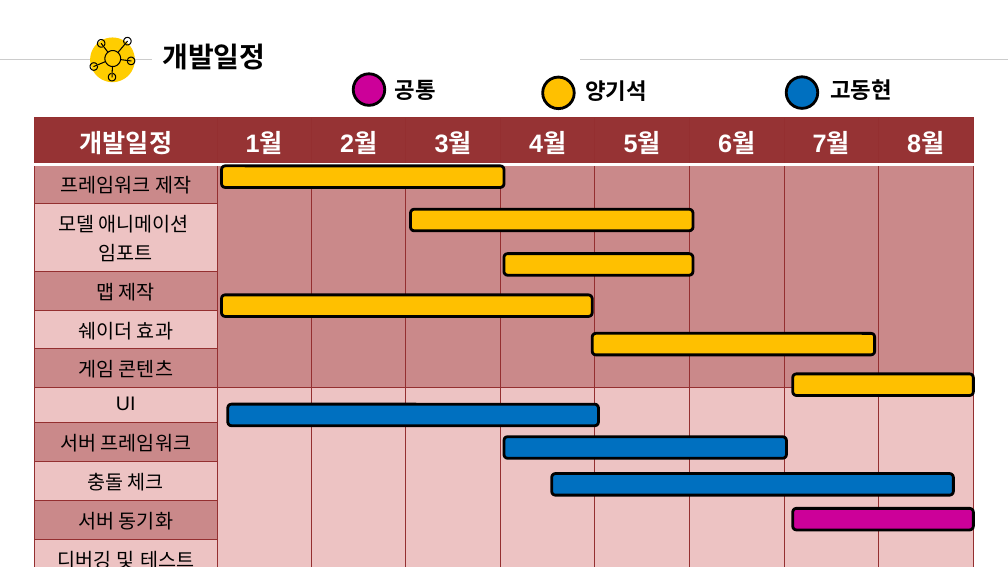
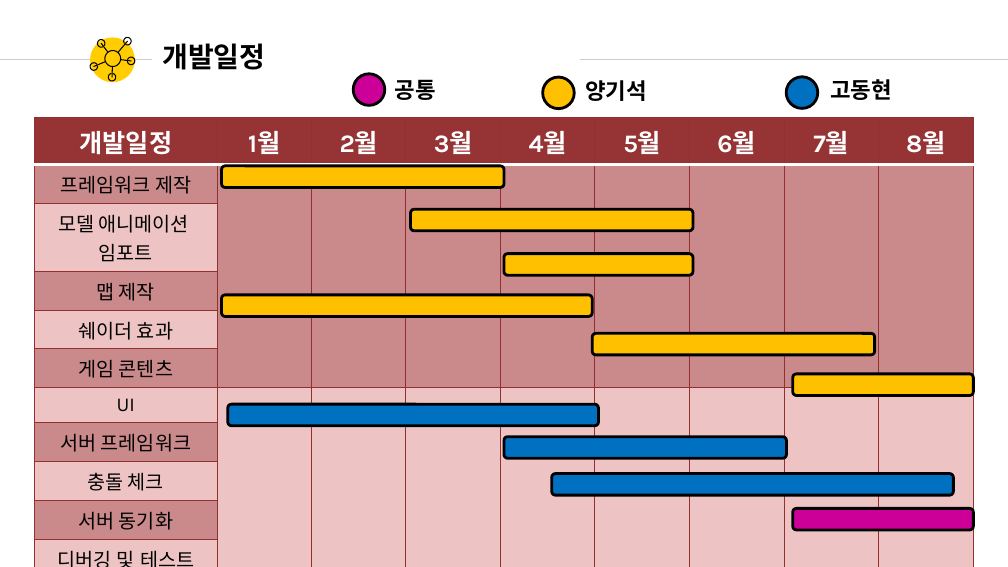
Before and after one commit to YKTeam/Room503, a slide deck: slide 12 of Document/Room503_12_15.pptx. Drawn at 1008x567 pixels with LibreOffice and Linux fonts; fonts in the diff are those of the drawing. Boxes give left, top, right and bottom in pixels: in the first picture for what was removed or moved away, otherwise in the second. Text is boxed around its words. In the diff, an @@ line names an element or a change of style, - is before the commit and + after.

```diff
--- a/Document/Room503_12_15.pptx
+++ b/Document/Room503_12_15.pptx
@@ table at [34,118,975,534] @@
@@ font Arial to Karla @@
```
Also in this commit, not shown: 5 other slides changed.
